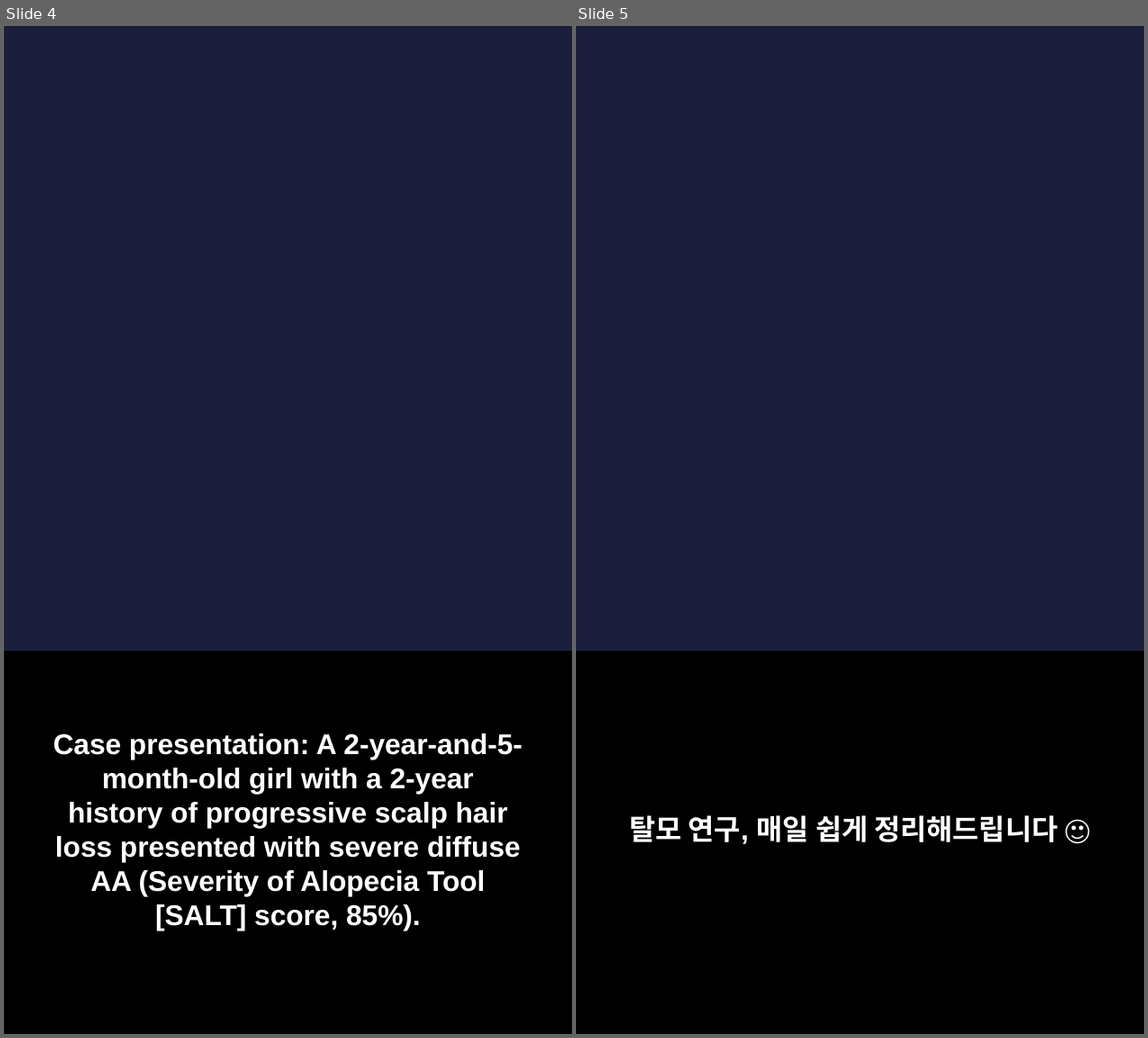
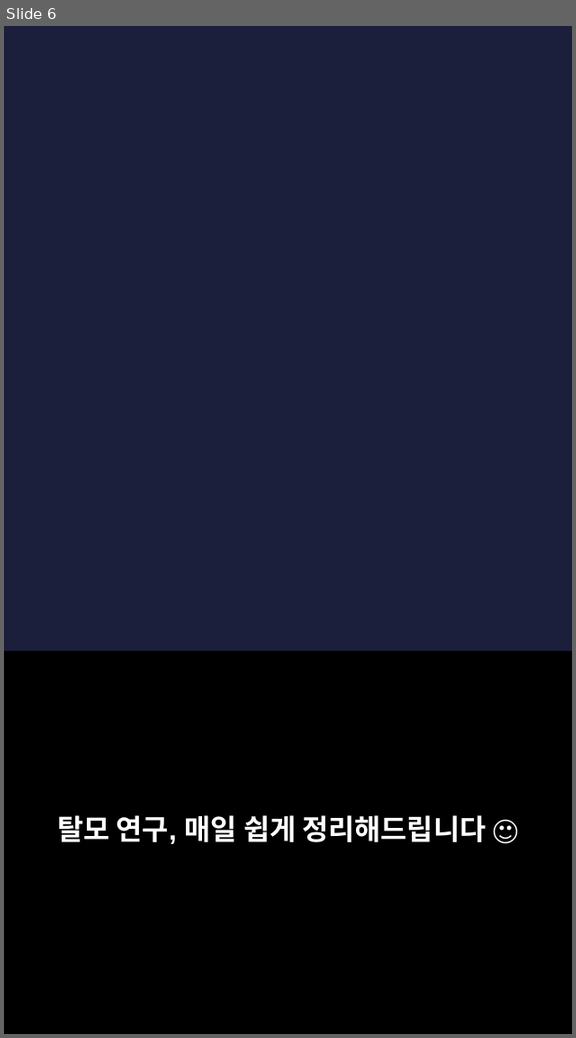
Before and after one commit to hyokang2010-BJ-ANTH/product-builder-test, a slide deck: data/2026-09-11/slides.pptx. Shown side by side, each under a label of ours: slides 4 and 5 before the commit, slide 6 after it. The pictures are 1148x1038 and 576x1038 pixels, drawn with LibreOffice and Linux fonts; fonts in the diff are those of the drawing; background and template pictures are left out. Boxes give left, top, right and bottom in pixels: in the first picture for what was removed or moved away, otherwise in the second. Text is boxed around its words. In the diff, an @@ line names an element or a change of style, - is before the commit and + after.

```diff
--- a/data/2026-09-11/slides.pptx
+++ b/data/2026-09-11/slides.pptx
@@ slide 4 removed at (4,26,572,1034), background picture (left out) @@
@@ rectangle removed at (4,652,572,1034) @@
@@ text removed at (54,733,522,930) @@
-Case presentation: A 2-year-and-5-month-old girl with a 2-year history of progressive scalp hair loss presented with severe diffuse AA (Severity of Alopecia Tool [SALT] score, 85%).
@@ what was slide 5 is now slide 6 @@
```
Also in this commit, not shown: 2 slides changed, 4 slides added, 2 other slides removed, 25 other files.
